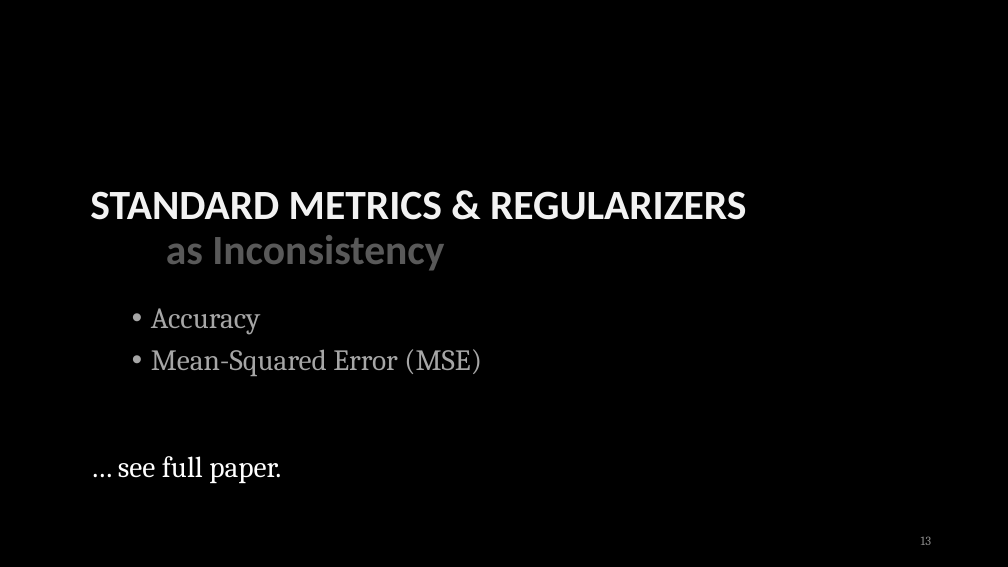
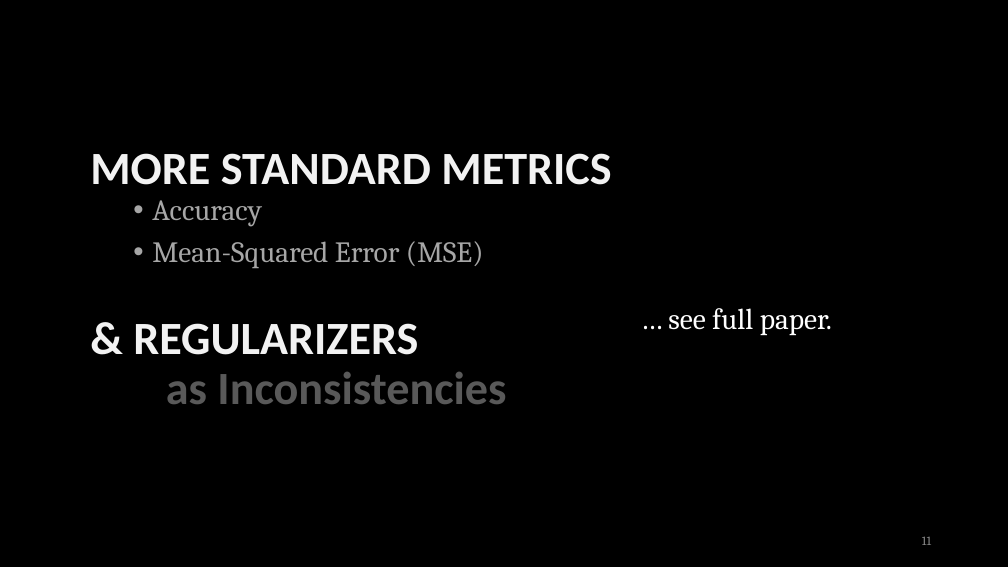
Before and after one commit to orichardson/pdg-expts, a slide deck: slide 11 of present/AISTATS-2022/one-true-loss.pptx (slide 13 before the commit). Drawn at 1008x567 pixels with LibreOffice and Linux fonts; fonts in the diff are those of the drawing. Boxes give left, top, right and bottom in pixels: in the first picture for what was removed or moved away, otherwise in the second. Text is boxed around its words. In the diff, an @@ line names an element or a change of style, - is before the commit and + after.

```diff
--- a/present/AISTATS-2022/one-true-loss.pptx
+++ b/present/AISTATS-2022/one-true-loss.pptx
@@ title at (x1=90, y1=153, x2=611, y2=404): text changed; size 39.6 to 44 pt @@
-STANDARD METRICS & REGULARIZERS
-as Inconsistency
+MORE STANDARD METRICS
+& REGULARIZERS
+as Inconsistencies
@@ text "Accuracy" moved from (x1=151, y1=308, x2=482, y2=376) to (x1=152, y1=200, x2=484, y2=268) @@
@@ text "… see full paper." moved from (x1=118, y1=456, x2=281, y2=484) to (x1=668, y1=308, x2=832, y2=336) @@
@@ page number at (x1=922, y1=536, x2=931, y2=545): text changed @@
-13
+11
```
Also in this commit, not shown: 10 other slides changed, 1 slide added, 9 slides removed, 2 other files.
